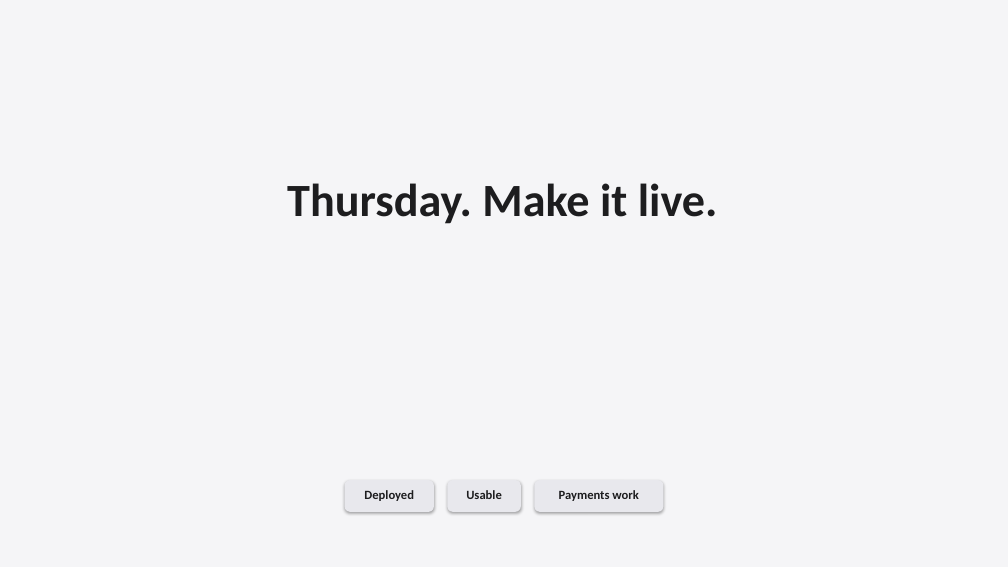
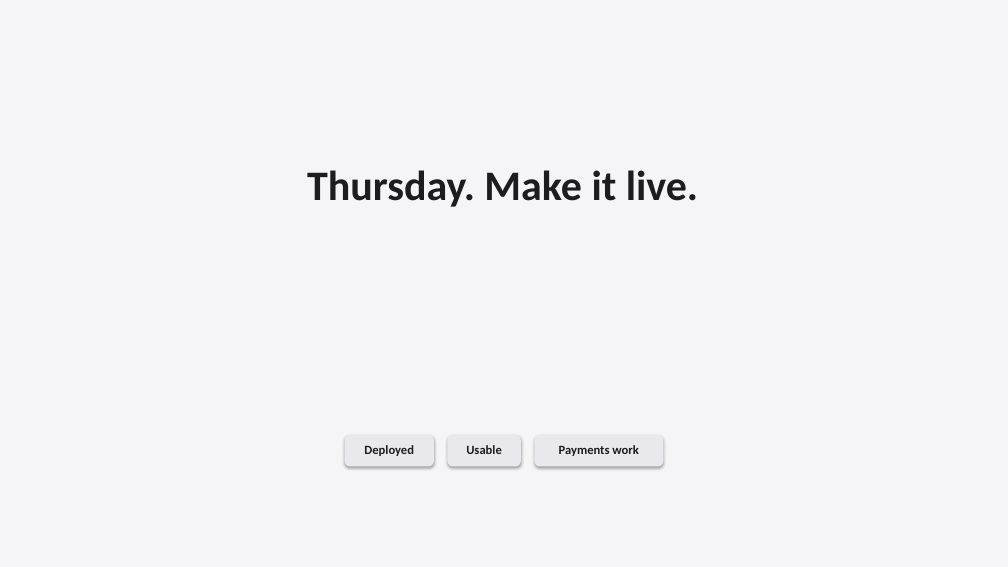
Before and after one commit to shangeethsivan/shangeethsivan.github.io, a slide deck: slide 15 of talks/shipaton-kug-chennai-2026/shipaton-kug-chennai-2026.pptx (slide 8 before the commit). Drawn at 1008x567 pixels with LibreOffice and Linux fonts; fonts in the diff are those of the drawing. Boxes give left, top, right and bottom in pixels: in the first picture for what was removed or moved away, otherwise in the second. Text is boxed around its words. In the diff, an @@ line names an element or a change of style, - is before the commit and + after.

```diff
--- a/talks/shipaton-kug-chennai-2026/shipaton-kug-chennai-2026.pptx
+++ b/talks/shipaton-kug-chennai-2026/shipaton-kug-chennai-2026.pptx
@@ text "Thursday. Make it live.": place and size @@
-text "Thursday. Make it live." at (287,183,718,224)
+text "Thursday. Make it live." at (307,170,698,207)
@@ text "Thursday. Make it live." at (307,170,698,207): size 44 to 40 pt @@
@@ 3 texts, 3 rounded rectangles: place and size @@
-3 texts, 3 rounded rectangles at (345,480,664,512)
+3 texts, 3 rounded rectangles at (345,435,664,467)
```
Also in this commit, not shown: 8 other slides changed, 8 slides added, 4 other files.
